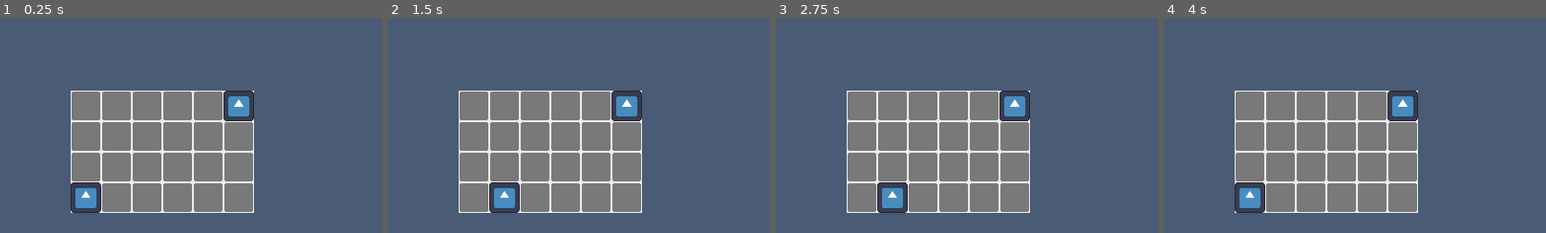
Above: before the commit, frames 1-4 (left to right).
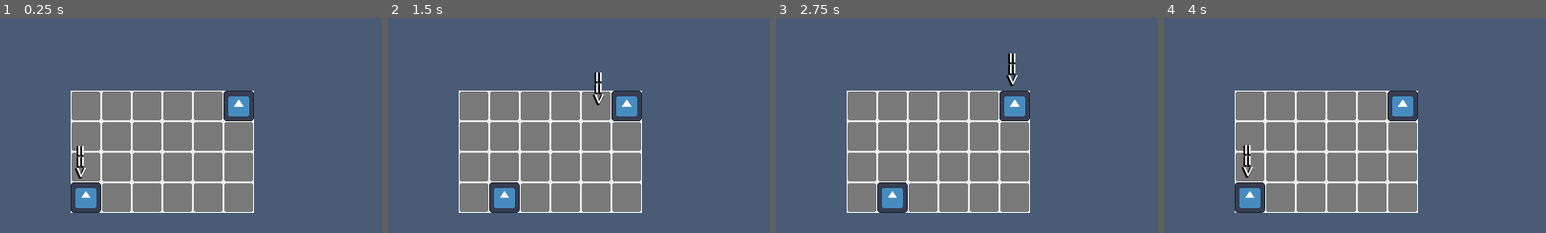
Above: after the commit, the same moments.

Repository: Mark0DumbASSdino/Gridworld-Battle-Simulator
Game: Godot game, scene res://screens/game/game.tscn
Two runs of this game, one before a commit and one after it. Both use one fixed random seed, a clock stepped at 60 frames per second and the inputs below. The engine's default icon, where the game draws it, is replaced by a stand-in: a white triangle on a blue panel in a dark square.
Inputs:
- Up to frame 1 (0.25 s): no input
- Up to frame 2 (1.5 s): hold D (right) 0.53-1.28 s; tap Space (attack) at 0.6 s; hold S (down) from 1.28 s (still down); tap E (end_turn) at 1.35 s
- Up to frame 3 (2.75 s): release S (down) at 2.03 s; hold D (right) from 2.03 s (still down); tap Space (attack) at 2.1 s
- Up to frame 4 (4 s): release D (right) at 2.78 s; hold W (up) 2.78-3.53 s; tap E (end_turn) at 2.85 s; hold A (left) from 3.53 s (still down); tap Space (attack) at 3.6 s
The pictures show only the part of the screen within x 0-50%, y 19-69%; the shares and areas given below are measured in that part.

The runs differ from the first frame. In frame 1, 0.3% of the frame differs, in the area x 19-23%, y 59-75%; in frame 2, 0.3%; in frame 3, 0.3%, in the area x 60-64%, y 16-32%; in frame 4, 0.3%.

Commit message:
Add animated arrow indicator for current turn
Introduced an arrow label to the game scene that smoothly follows the current player's position, providing a visual indicator of whose turn it is. Updated game.gd to handle the arrow's position each frame and modified the scene to include the new arrow node with custom label settings.

Diff:
--- a/screens/game/entities.gd
+++ b/screens/game/entities.gd
@@ -4,6 +4,7 @@
 
 @export var player_1 : Character
 @export var player_2 : Character
+
 
 func _ready() -> void:
 	if get_children().size() >= 3:
--- a/screens/game/game.gd
+++ b/screens/game/game.gd
@@ -4,6 +4,7 @@
 class_name Game
 
 var someone_won : bool = false
+var arrow_desired_pos : Vector2
 
 func _init() -> void:
 	# Signal connections
@@ -19,6 +20,16 @@
 		):
 		get_tree().reload_current_scene()
 
+func _process(delta: float) -> void:
+	arrow_desired_pos = (
+		Global.current_turn.global_position +
+		Vector2(16, -60)
+	)
+
+	%arrow.global_position = %arrow.global_position.lerp(
+		arrow_desired_pos, 12 * delta
+	)
+
 func _win(winning_char: Character) -> void:
 	print(winning_char.name, " Wins!")
 	someone_won = true
--- a/screens/game/game.tscn
+++ b/screens/game/game.tscn
@@ -9,6 +9,12 @@
 [ext_resource type="LabelSettings" uid="uid://cel2a2qsy4ryx" path="res://gui_txt.tres" id="7_uain1"]
 [ext_resource type="Script" uid="uid://skessnlaovyi" path="res://screens/game/hps.gd" id="8_18b3j"]
 [ext_resource type="Script" uid="uid://yrvn8yyxh6wx" path="res://screens/game/energies.gd" id="8_cpxdg"]
+
+[sub_resource type="LabelSettings" id="LabelSettings_kc255"]
+font_size = 20
+outline_color = Color(0, 0, 0, 1)
+shadow_size = 3
+shadow_color = Color(0, 0, 0, 1)
 
 [sub_resource type="LabelSettings" id="LabelSettings_18b3j"]
 font_size = 100
@@ -26,6 +32,18 @@
 [node name="tiles" type="TileMapLayer" parent="tiles_parent"]
 tile_map_data = PackedByteArray("AAD/////AgAFAAAAAAD//wAAAgAFAAAAAAAAAP//AgAFAAAAAAAAAAAAAgAFAAAAAAD///7/AgAFAAAAAAAAAP …(304 unchanged characters)…
 tile_set = ExtResource("2_khowf")
+
+[node name="arrow" type="Label" parent="."]
+unique_name_in_owner = true
+offset_left = -126.0
+offset_top = 46.0
+offset_right = -83.0
+offset_bottom = 81.0
+rotation = 1.5707964
+text = "==>"
+label_settings = SubResource("LabelSettings_kc255")
+horizontal_alignment = 1
+vertical_alignment = 1
 
 [node name="entities" type="Node2D" parent="." node_paths=PackedStringArray("player_1", "player_2")]
 script = ExtResource("3_yflor")
Not shown: 1 places in screens/game/game.tscn that only renumber resources
